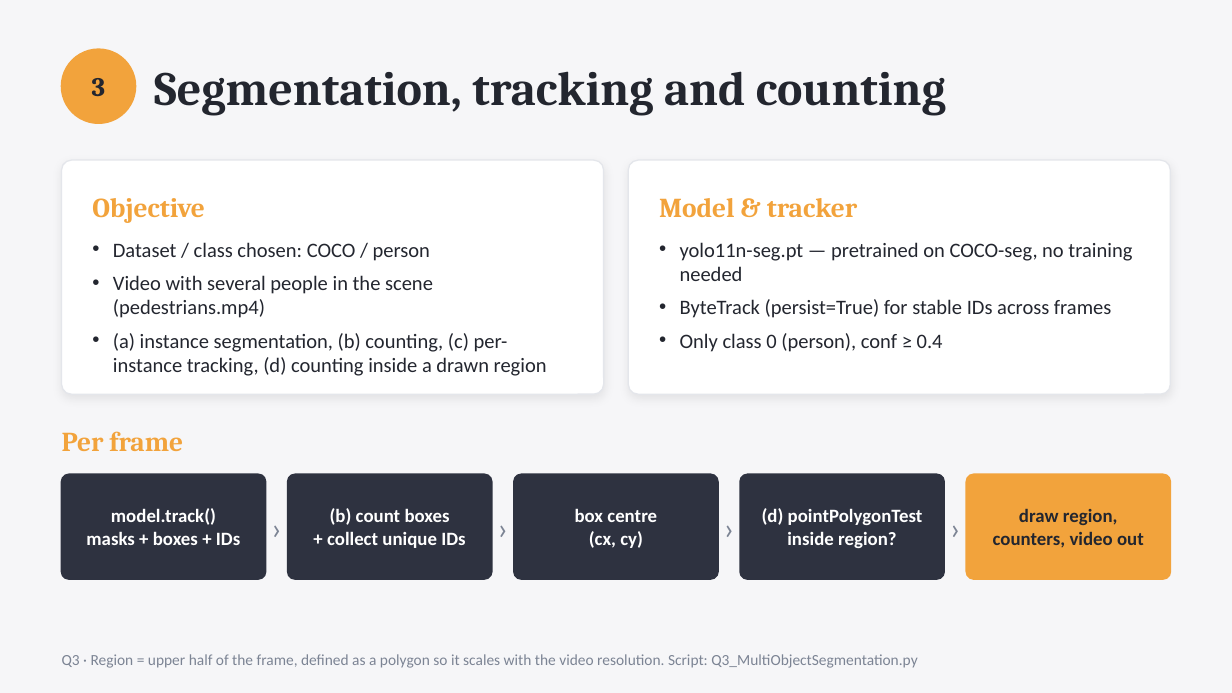
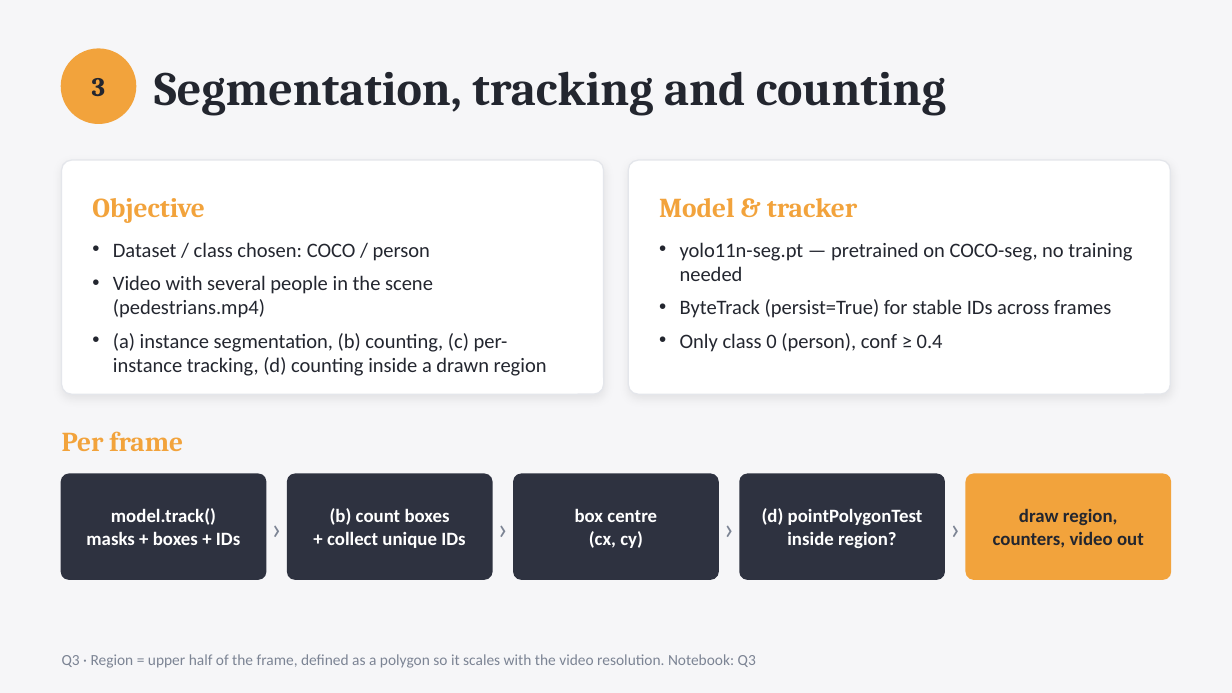
Before and after one commit to AreGundersen/MAS512, a slide deck: slide 8 of Assignment 1/MAS512_assignment1_gr5.pptx. Drawn at 1232x693 pixels with LibreOffice and Linux fonts; fonts in the diff are those of the drawing. Boxes give left, top, right and bottom in pixels: in the first picture for what was removed or moved away, otherwise in the second. Text is boxed around its words. In the diff, an @@ line names an element or a change of style, - is before the commit and + after.

```diff
--- a/Assignment 1/MAS512_assignment1_gr5.pptx
+++ b/Assignment 1/MAS512_assignment1_gr5.pptx
@@ text at (62,654,756,668): text changed @@
-Q3 · Region = upper half of the frame, defined as a polygon so it scales with the video resolution. Script: Q3_MultiObjectSegmentation.py
+Q3 · Region = upper half of the frame, defined as a polygon so it scales with the video resolution. Notebook: Q3
```
Also in this commit, not shown: 2 other slides changed, 7 slides added, 2 slides removed, 29 other files.
